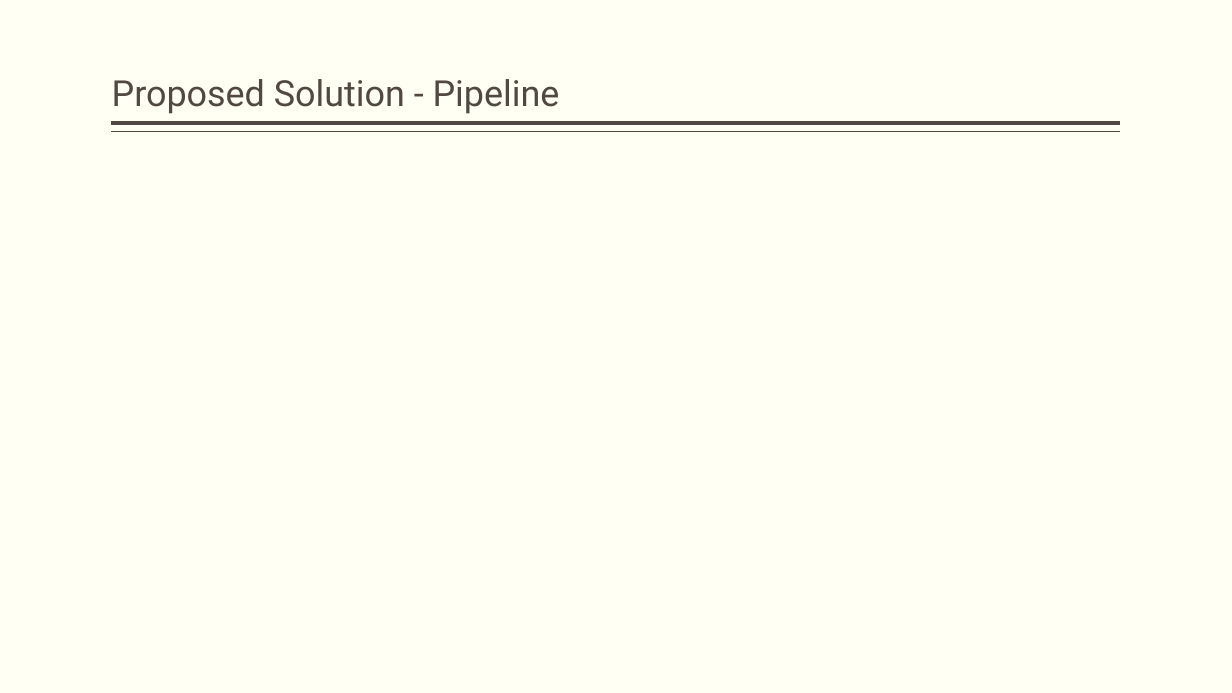
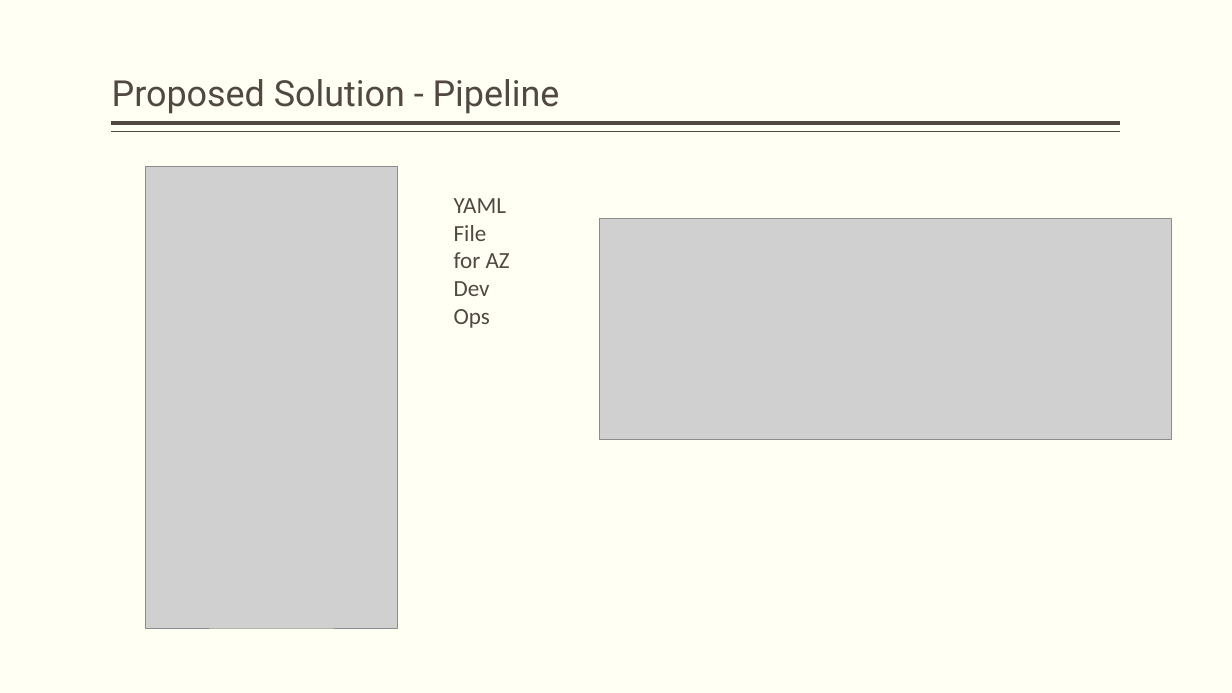
Before and after one commit to as-az01/QA-ProductDevDM05, a slide deck: slide 6 of LibrarySystemValidation.pptx. Drawn at 1232x693 pixels with LibreOffice and Linux fonts; fonts in the diff are those of the drawing; grey boxes stand for pictures. Boxes give left, top, right and bottom in pixels: in the first picture for what was removed or moved away, otherwise in the second. Text is boxed around its words. In the diff, an @@ line names an element or a change of style, - is before the commit and + after.

```diff
--- a/LibrarySystemValidation.pptx
+++ b/LibrarySystemValidation.pptx
@@ picture added at bbox=[146, 166, 397, 628] @@
@@ text added at bbox=[454, 198, 510, 328], 18 pt, text #514843 @@
+YAML File for AZ Dev Ops
@@ picture added at bbox=[600, 219, 1172, 440] @@
```
Also in this commit, not shown: 3 other slides changed, 1 slide added, 3 slides removed, 1 other file.
